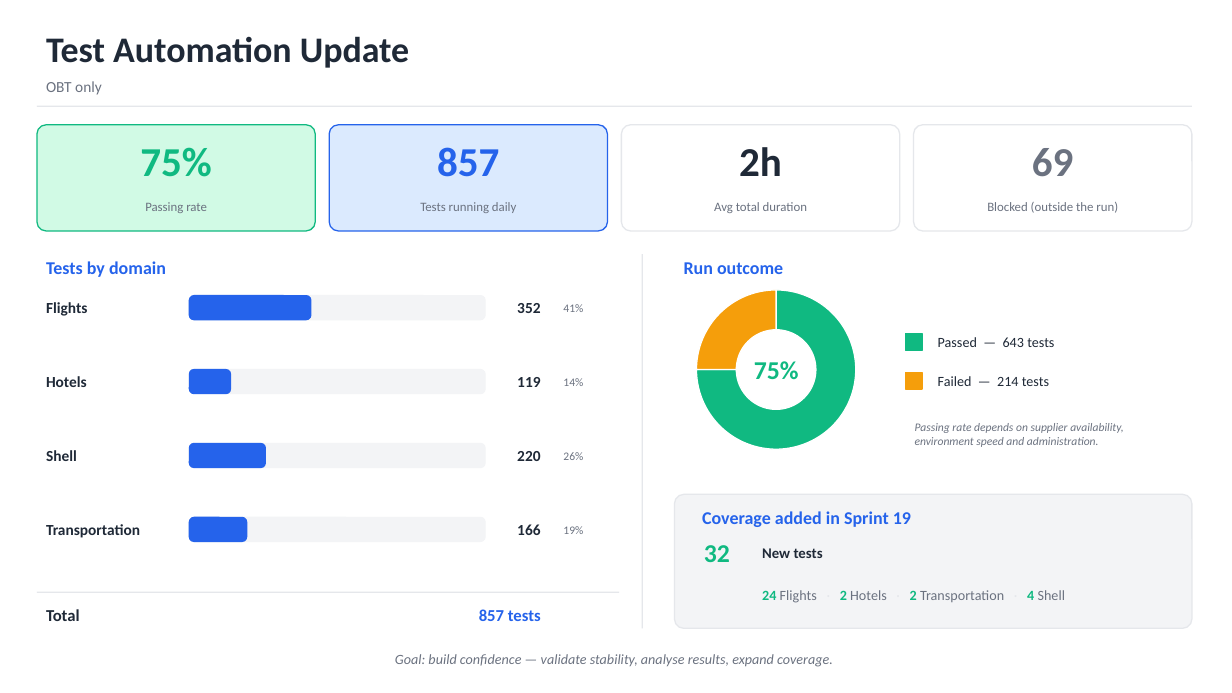
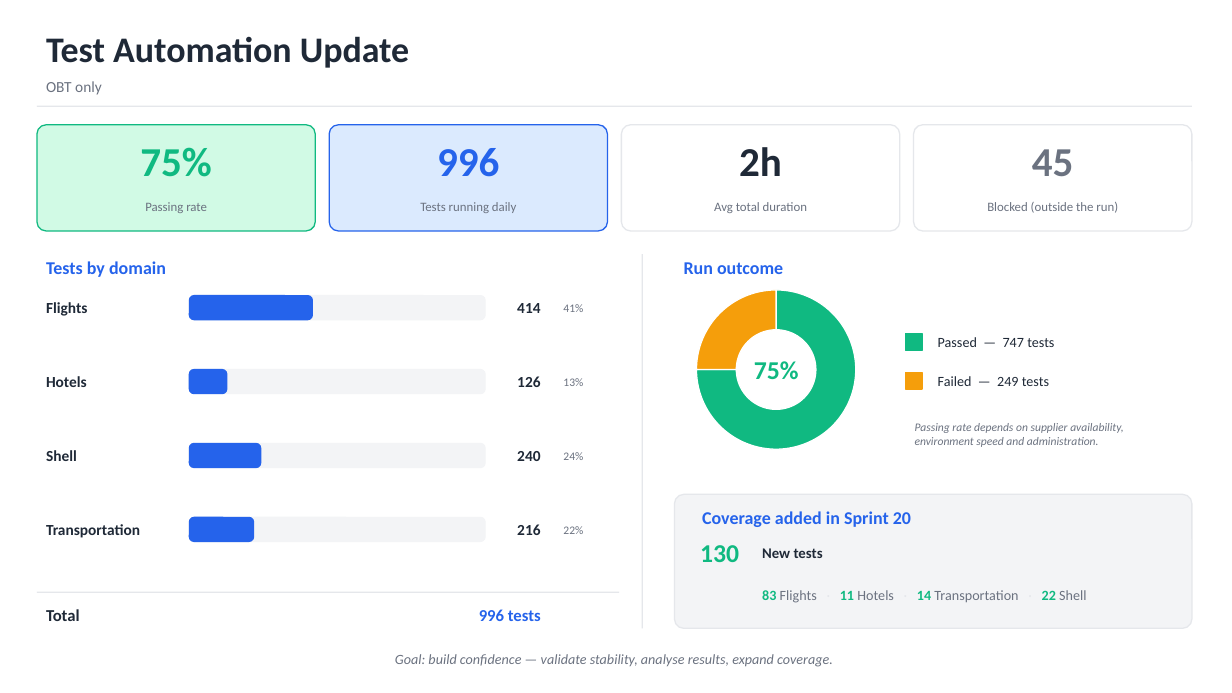
Before and after one commit to atriis/Atriis.TempRepo, a slide deck: slide 1 of docs/Test-Automation-Update.pptx. Drawn at 1232x693 pixels with LibreOffice and Linux fonts; fonts in the diff are those of the drawing. Boxes give left, top, right and bottom in pixels: in the first picture for what was removed or moved away, otherwise in the second. Text is boxed around its words. In the diff, an @@ line names an element or a change of style, - is before the commit and + after.

```diff
--- a/docs/Test-Automation-Update.pptx
+++ b/docs/Test-Automation-Update.pptx
@@ text at [437,148,499,177]: text changed @@
-857
+996
@@ text at [1032,149,1074,176]: text changed @@
-69
+45
@@ text at [517,303,540,313]: text changed @@
-352
+414
@@ text at [938,337,1054,347]: text changed @@
-Passed — 643 tests
+Passed — 747 tests
@@ rounded rectangle: place and size @@
-rounded rectangle at [189,370,230,394]
+rounded rectangle at [189,370,226,394]
@@ text at [517,376,540,387]: text changed @@
-119
+126
@@ text at [563,378,583,386]: text changed @@
-14%
+13%
@@ text at [938,376,1049,386]: text changed @@
-Failed — 214 tests
+Failed — 249 tests
@@ rounded rectangle: place and size @@
-rounded rectangle at [189,444,265,468]
+rounded rectangle at [189,444,261,468]
@@ text at [517,451,540,461]: text changed @@
-220
+240
@@ text at [563,452,583,460]: text changed @@
-26%
+24%
@@ rounded rectangle: place and size @@
-rounded rectangle at [189,518,247,542]
+rounded rectangle at [189,518,253,542]
@@ text at [517,524,540,535]: text changed @@
-166
+216
@@ text at [563,526,583,534]: text changed @@
-19%
+22%
@@ text at [702,511,911,527]: text changed @@
-Coverage added in Sprint 19
+Coverage added in Sprint 20
@@ text at [700,545,739,562]: text changed @@
-32
+130
@@ text at [762,590,1086,603]: text changed @@
-24 Flights · 2 Hotels · 2 Transportation · 4 Shell
+83 Flights · 11 Hotels · 14 Transportation · 22 Shell
@@ text at [479,609,541,621]: text changed @@
-857 tests
+996 tests
```
Also in this commit, not shown: 1 other file.
